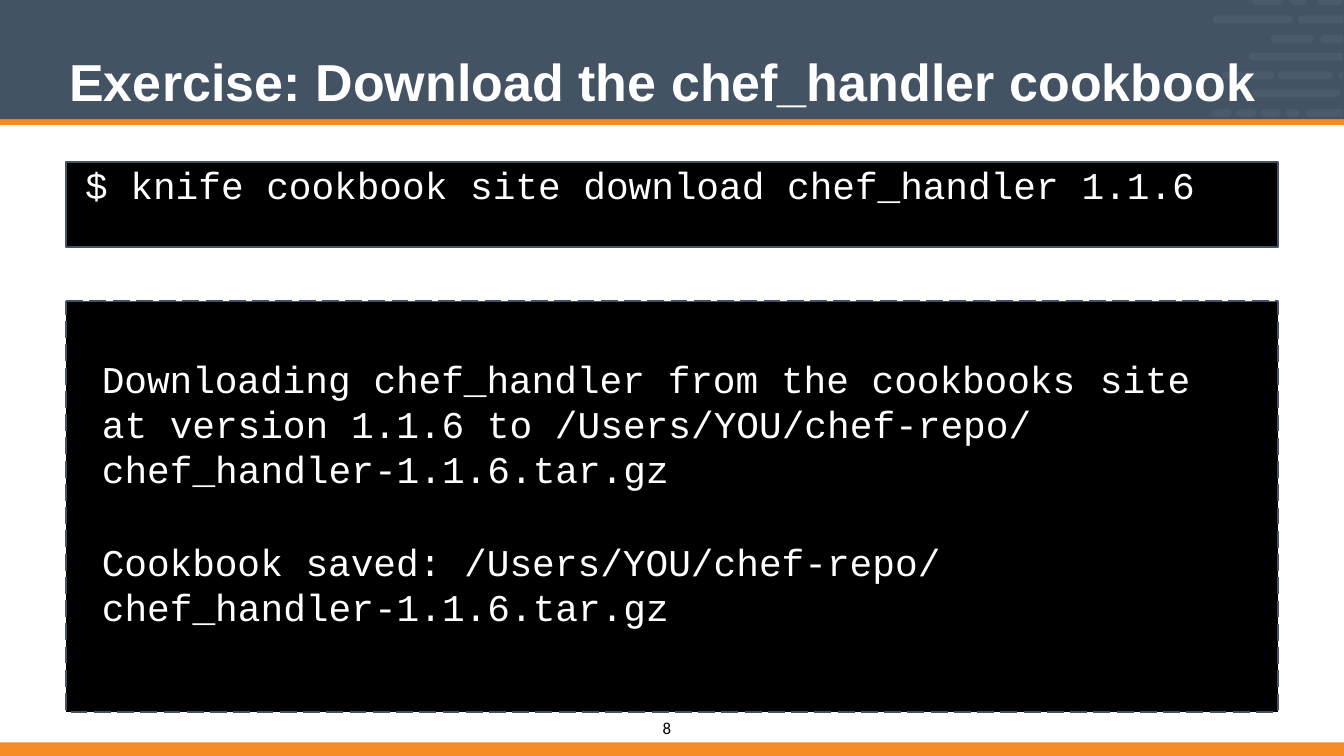
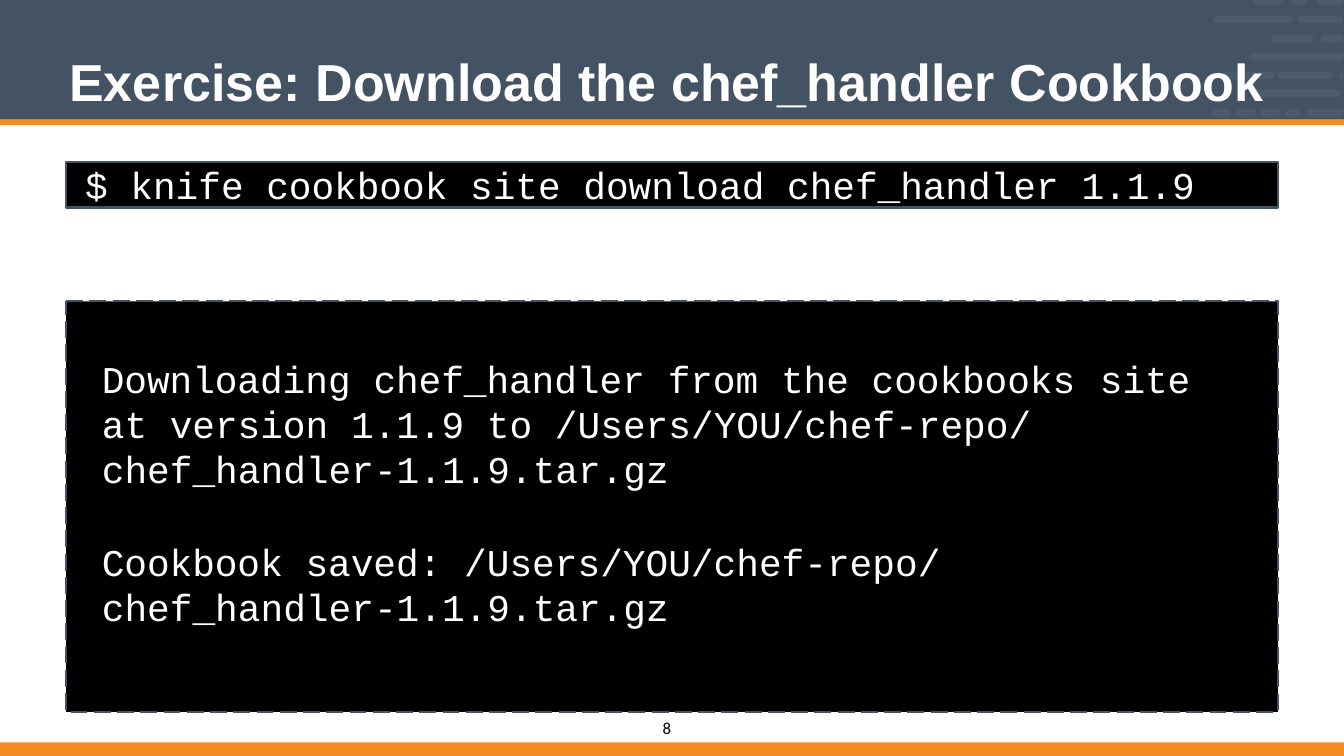
Before and after one commit to vinyar/chef-intermediate, a slide deck: slide 8 of Modules/08-Chef_Intermediate.pptx. Drawn at 1344x756 pixels with LibreOffice and Linux fonts; fonts in the diff are those of the drawing. Boxes give left, top, right and bottom in pixels: in the first picture for what was removed or moved away, otherwise in the second. Text is boxed around its words. In the diff, an @@ line names an element or a change of style, - is before the commit and + after.

```diff
--- a/Modules/08-Chef_Intermediate.pptx
+++ b/Modules/08-Chef_Intermediate.pptx
@@ title at <box>69,63,1263,108</box>: text changed @@
-Exercise: Download the chef_handler cookbook
+Exercise: Download the chef_handler Cookbook
@@ rectangle "$ knife cookbook site download ...": place and size @@
-rectangle "$ knife cookbook site download ..." at <box>67,162,1278,246</box>
+rectangle "$ knife cookbook site download ..." at <box>67,162,1278,208</box>
@@ text in rectangle at <box>130,172,1195,210</box>: text changed @@
-$ knife cookbook site download chef_handler 1.1.6
+$ knife cookbook site download chef_handler 1.1.9
@@ text at <box>102,366,1076,629</box>: text changed @@
-Downloading chef_handler from the cookbooks at version 1.1.6 to /Users/YOU/chef-repo/ chef_handler-1.1.6.tar.gz
-Cookbook saved: /Users/YOU/chef-repo/ chef_handler-1.1.6.tar.gz
+Downloading chef_handler from the cookbooks at version 1.1.9 to /Users/YOU/chef-repo/ chef_handler-1.1.9.tar.gz
+Cookbook saved: /Users/YOU/chef-repo/ chef_handler-1.1.9.tar.gz
```
Also in this commit, not shown: 29 other slides changed, 1 slide removed.
